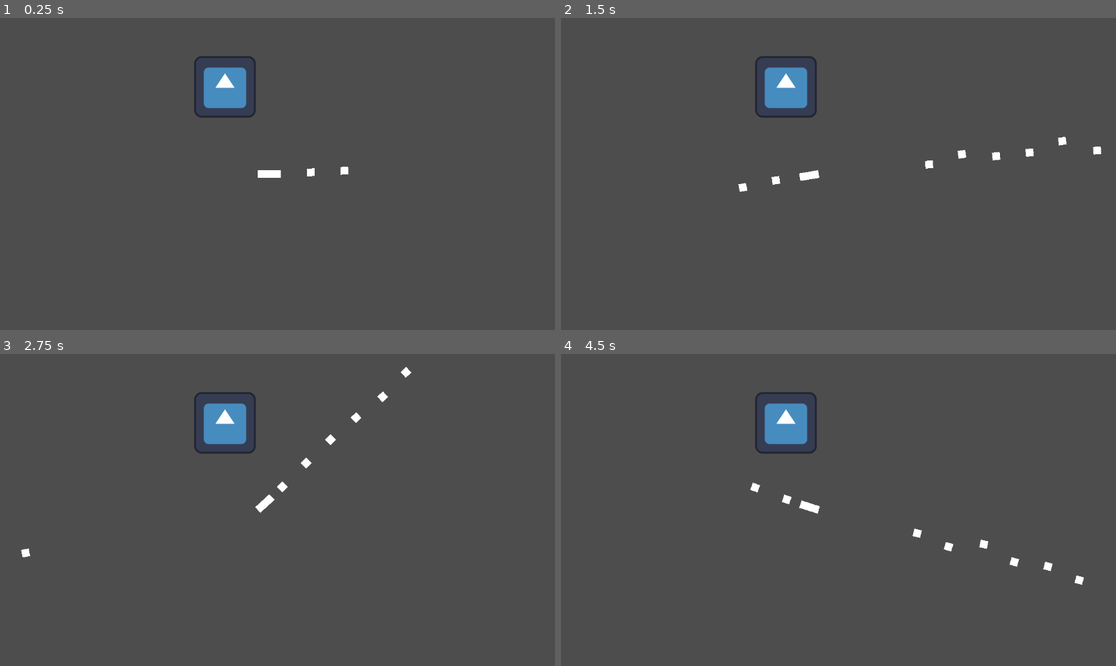
Above: before the commit, frames 1-4 (two rows, left to right).
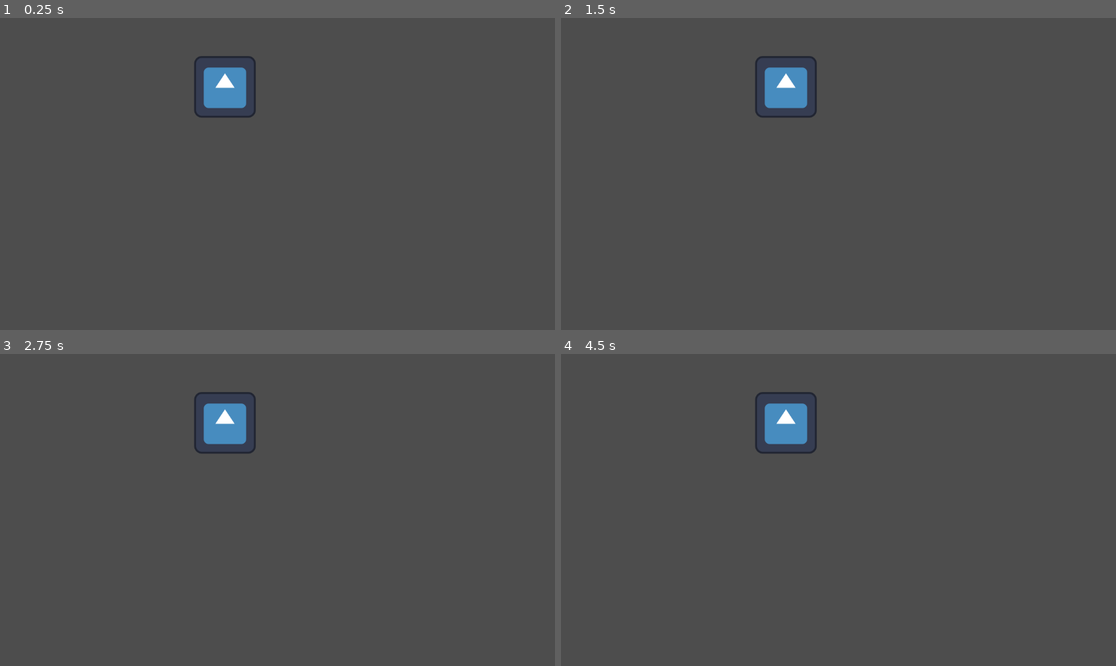
Above: after the commit, the same moments.

Repository: Denomycor/piratesoftware-16
Game: Godot game, scene res://assets/scenes/levels/test_level.tscn
Same seed, same stepped clock (60 frames per second), same inputs: the game is played once before the commit and once after it. The engine's default icon, where the game draws it, is replaced by a stand-in: a white triangle on a blue panel in a dark square.
Inputs (mouse positions are in pixels of both pictures, inside the frame that each line leads up to):
- Up to frame 1 (0.25 s): no input
- Up to frame 2 (1.5 s): tap Enter at 0.5 s; move the mouse to (960, 158) at 0.52 s; click (960, 158) at 0.67 s; move the mouse to (727, 189) at 1.27 s; click (727, 189) at 1.42 s
- Up to frame 3 (2.75 s): move the mouse to (333, 441) at 2.02 s; click (333, 441) at 2.17 s
- Up to frame 4 (4.5 s): move the mouse to (810, 572) at 2.77 s; click (810, 572) at 2.92 s; move the mouse to (1005, 556) at 3.52 s; click (1005, 556) at 3.67 s; move the mouse to (672, 463) at 4.27 s; click (672, 463) at 4.42 s

The runs differ from the first frame. In frame 1, 0.2% of the frame differs, in the area x 46-63%, y 47-52%; in frame 2, 0.4%; in frame 3, 0.4%; in frame 4, 0.4%, in the area x 34-95%, y 41-74%.

Commit message:
restored test_level to original state

Diff:
--- a/assets/scenes/levels/test_level.tscn
+++ b/assets/scenes/levels/test_level.tscn
@@ -1,9 +1,8 @@
-[gd_scene load_steps=5 format=3 uid="uid://2vnrdwbw1mxc"]
+[gd_scene load_steps=4 format=3 uid="uid://2vnrdwbw1mxc"]
 
 [ext_resource type="Script" path="res://assets/scripts/level.gd" id="1_y7sae"]
 [ext_resource type="Texture2D" uid="uid://qjmbo1bj5df7" path="res://icon.svg" id="2_0y7wo"]
 [ext_resource type="PackedScene" uid="uid://dr2otcq7lhq6j" path="res://assets/scenes/ui/pause_menu.tscn" id="2_idj3t"]
-[ext_resource type="PackedScene" uid="uid://c4b5t5usvyqcs" path="res://assets/scenes/weapon_dock.tscn" id="3_7j5di"]
 
 [node name="test_level" type="Node"]
 script = ExtResource("1_y7sae")
@@ -16,8 +15,5 @@
 
 [node name="player_temp" type="Node2D" parent="world"]
 
-[node name="weapon_dock" parent="world" instance=ExtResource("3_7j5di")]
-position = Vector2(535, 324)
-
 [node name="pause_menu" parent="." instance=ExtResource("2_idj3t")]
 visible = false
